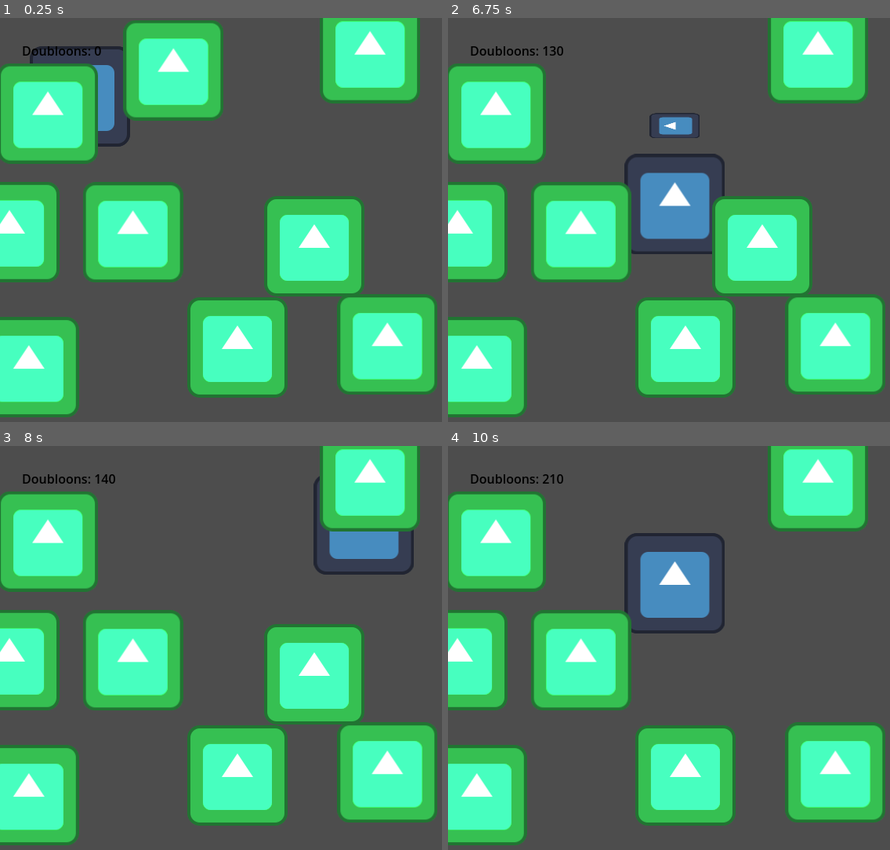
Above: before the commit, frames 1-4 (two rows, left to right).
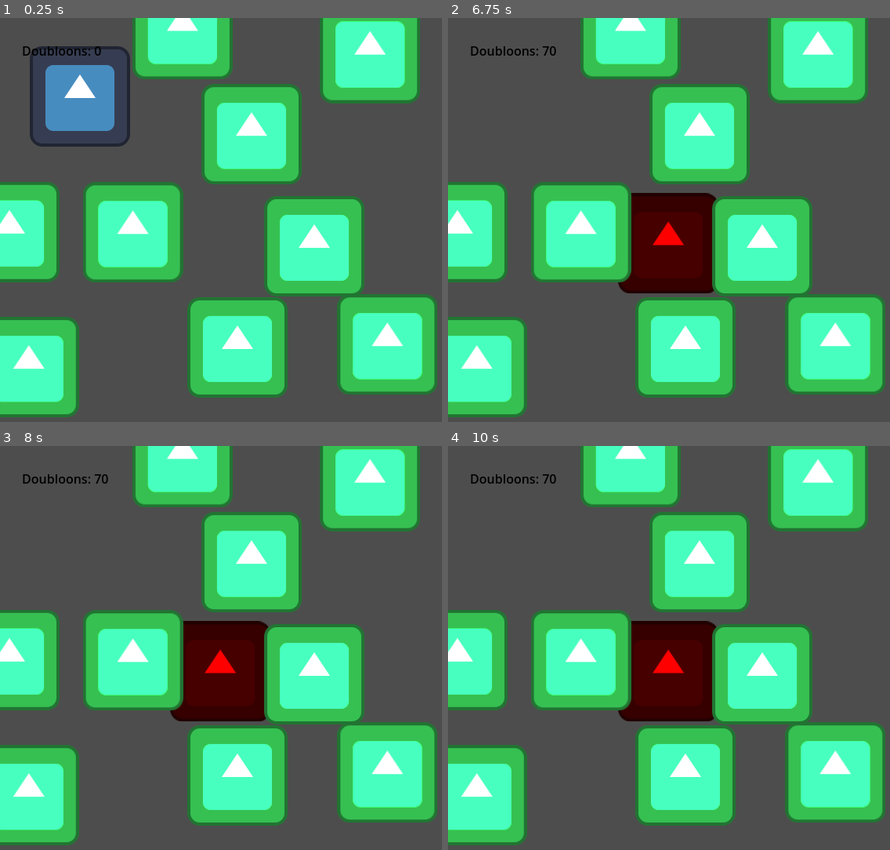
Above: after the commit, the same moments.

Repository: Bybett/Shinobi-Code
Game: Godot game, scene res://Scenes/root_scene_linux.tscn
Same seed, same stepped clock (60 frames per second), same inputs: the game is played once before the commit and once after it. The engine's default icon, where the game draws it, is replaced by a stand-in: a white triangle on a blue panel in a dark square.
Inputs:
- Up to frame 1 (0.25 s): no input
- Up to frame 2 (6.75 s): tap Enter at 0.5 s; hold D (Right) 0.53-1.28 s; tap Space (Space) every 0.75 s from 0.6 to 6.6 s; hold S (Down) 1.28-2.03 s; hold D (Right) 2.03-2.78 s; hold W (Up) 2.78-3.53 s; hold A (Left) 3.53-5.03 s; hold S (Down) 5.03-5.78 s; hold D (Right) 5.78-6.53 s; hold W (Up) from 6.53 s (still down)
- Up to frame 3 (8 s): release W (Up) at 7.28 s; hold D (Right) from 7.28 s (still down); tap Space (Space) at 7.35 s
- Up to frame 4 (10 s): release D (Right) at 8.03 s; hold S (Down) 8.03-8.78 s; tap Space (Space) at 8.1, 8.85, 9.6 s; hold A (Left) 8.78-9.53 s; hold W (Up) from 9.53 s (still down)

The runs differ from the first frame. In frame 1, 15% of the frame differs, in the area x 0-69%, y 0-42%; in frame 2, 20%; in frame 3, 21%; in frame 4, 25%, in the area x 0-83%, y 0-69%.

Commit message:
added in player life, death, and damage points from slimes

Diff:
--- a/slime-slayer/Scenes/Player Scenes/player_scene.tscn
+++ b/slime-slayer/Scenes/Player Scenes/player_scene.tscn
@@ -1,26 +1,19 @@
 [gd_scene load_steps=4 format=3 uid="uid://blnfphlrjc7qm"]
 
 [ext_resource type="Texture2D" uid="uid://bhsq2hgmgm18m" path="res://icon.svg" id="1_h41yx"]
+[ext_resource type="Script" path="res://Scripts/player_script.gd" id="1_nbutc"]
 
 [sub_resource type="RectangleShape2D" id="RectangleShape2D_lyul1"]
 size = Vector2(128, 129)
 
-[sub_resource type="RectangleShape2D" id="RectangleShape2D_hd735"]
-size = Vector2(128, 128)
-
 [node name="PlayerNode" type="Area2D"]
+position = Vector2(100, 100)
+script = ExtResource("1_nbutc")
 
 [node name="CollisionShape2D" type="CollisionShape2D" parent="."]
-position = Vector2(-1, 0.5)
 shape = SubResource("RectangleShape2D_lyul1")
-
-[node name="Area2D" type="Area2D" parent="."]
-
-[node name="Sprite2D" type="Sprite2D" parent="Area2D"]
-texture = ExtResource("1_h41yx")
-
-[node name="CollisionShape2D" type="CollisionShape2D" parent="Area2D"]
-shape = SubResource("RectangleShape2D_hd735")
 
 [node name="Sprite2D" type="Sprite2D" parent="."]
 texture = ExtResource("1_h41yx")
+
+[connection signal="area_entered" from="." to="." method="_on_area_entered"]
--- a/slime-slayer/Scenes/root_scene_linux.tscn
+++ b/slime-slayer/Scenes/root_scene_linux.tscn
@@ -1,8 +1,7 @@
-[gd_scene load_steps=9 format=3 uid="uid://cj3qaeck1sbq2"]
+[gd_scene load_steps=8 format=3 uid="uid://cj3qaeck1sbq2"]
 
 [ext_resource type="PackedScene" uid="uid://blnfphlrjc7qm" path="res://Scenes/Player Scenes/player_scene.tscn" id="1_c0w1u"]
 [ext_resource type="Script" path="res://Scripts/main_script.gd" id="1_irq5f"]
-[ext_resource type="Script" path="res://Scripts/player_script.gd" id="2_5jvhr"]
 [ext_resource type="PackedScene" uid="uid://dstx040vqj326" path="res://Scenes/Player Scenes/sword_swipe.tscn" id="4_5xul6"]
 [ext_resource type="Script" path="res://Scripts/slime_spawner.gd" id="6_ltsga"]
 [ext_resource type="Script" path="res://Scripts/score_script.gd" id="6_p3554"]
@@ -19,7 +18,6 @@
 
 [node name="Player" parent="." instance=ExtResource("1_c0w1u")]
 position = Vector2(139, 288)
-script = ExtResource("2_5jvhr")
 SPEED = 250
 ATTACK_DISTANCE = 50
 sword_swipe_scene = ExtResource("4_5xul6")
--- a/slime-slayer/Scripts/enemy_script.gd
+++ b/slime-slayer/Scripts/enemy_script.gd
@@ -1,5 +1,6 @@
 extends Area2D
 var life = 3
+var attack = 10
 
 # Called when the node enters the scene tree for the first time.
 func _ready() -> void:
@@ -15,9 +16,13 @@
 	life -= amount
 	return life
 
+func give_damage():
+	Globals.HERO_HEALTH -= attack
+	pass
+
 # Called when another Area2D enters this one's hitbox
 #func _on_area_entered(area: Area2D) -> void:
-	#if area.name == "SwordSwipe":  # Check if it's the player
+	#if area.name == "SwordSwipe":  # Che ck if it's the player
 		#print(life, "points")
 		#life -= 1
 	#if life == 0:
--- a/slime-slayer/Scripts/globals.gd
+++ b/slime-slayer/Scripts/globals.gd
@@ -9,5 +9,13 @@
 
 const MAX_ATTEMPTS = 10 # how man you can fit in map
 
-var enemies = [] # list of enemies
+const PLAYER_SCENE = preload("res://Scenes/Player Scenes/player_scene.tscn")
+var PLAYER = PLAYER_SCENE.instantiate() #player node
+
+# Preload the Enemy scene
+const ENEMY_SCENE = preload("res://Scenes/enemy_scene.tscn")
+
+var ENTITIES = [] # list of all interactable objects/entities
 const MIN_DISTANCE = 150.0 # distance from each enemy
+
+@export var HERO_HEALTH: int = 100
--- a/slime-slayer/Scripts/main_script.gd
+++ b/slime-slayer/Scripts/main_script.gd
@@ -1,13 +1,12 @@
 extends Node
 
 #@onready var slime_spawner = get_node("res://Scripts/slime_spawner.gd")
-
 @onready var player = $Player
 @onready var slime_scene: PackedScene = load("res://Scenes/enemy_scene.tscn")
 
 # Called when the node enters the scene tree for the first time.
 func _ready() -> void:
-	player.position = Vector2(100, 100)
+	player.position = Vector2(100, 100) #set player's position -
 	pass # Replace with function body.
 
 # Called every frame. 'delta' is the elapsed time since the previous frame.
--- a/slime-slayer/Scripts/player_script.gd
+++ b/slime-slayer/Scripts/player_script.gd
@@ -1,41 +1,62 @@
 extends Area2D
+
+@onready var sprite = $Sprite2D
 
 # Constants
 @export var SPEED: int
 @export var ATTACK_DISTANCE:int
 # Variables
-@export var health: int = 100
 @export var direction: Vector2
+
+var is_moving = true
 
 @export var sword_swipe_scene: PackedScene
 
 # Called when the node enters the scene tree for the first time.
 func _ready() -> void:
-	direction = Vector2.RIGHT
+	#direction = Vector2.RIGHT
 	pass # Replace with function body.
 
 # Called every frame. 'delta' is the elapsed time since the previous frame.
 func _process(delta: float) -> void:
-	if (Input.is_action_pressed("Up")):
-		position.y -= SPEED * delta
-		direction = Vector2.UP
-	if (Input.is_action_pressed("Down")):
-		position.y += SPEED * delta
-		direction = Vector2.DOWN
-	if (Input.is_action_pressed("Left")):
-		position.x -= SPEED * delta
-		direction = Vector2.LEFT
-	if (Input.is_action_pressed("Right")):
-		position.x += SPEED * delta
-		direction = Vector2.RIGHT
-	if (Input.is_action_just_released("Space")):
-		if sword_swipe_scene:
-			var sword_swipe = sword_swipe_scene.instantiate()
-			sword_swipe.position = (direction * ATTACK_DISTANCE) * 2
-			if (direction == Vector2.UP):
-				sword_swipe.rotation_degrees = -90
-			elif (direction == Vector2.DOWN):
-				sword_swipe.rotation_degrees = 90
-			add_child(sword_swipe)
-		else:
-			print("No sword_swipe_scene")
+	if is_moving:
+		if (Input.is_action_pressed("Up")):
+			position.y -= SPEED * delta
+			direction = Vector2.UP
+		if (Input.is_action_pressed("Down")):
+			position.y += SPEED * delta
+			direction = Vector2.DOWN
+		if (Input.is_action_pressed("Left")):
+			position.x -= SPEED * delta
+			direction = Vector2.LEFT
+		if (Input.is_action_pressed("Right")):
+			position.x += SPEED * delta
+			direction = Vector2.RIGHT
+		if (Input.is_action_just_released("Space")):
+			if sword_swipe_scene:
+				var sword_swipe = sword_swipe_scene.instantiate()
+				sword_swipe.position = (direction * ATTACK_DISTANCE) * 2
+				if (direction == Vector2.UP):
+					sword_swipe.rotation_degrees = -90
+				elif (direction == Vector2.DOWN):
+					sword_swipe.rotation_degrees = 90
+				add_child(sword_swipe)
+			else:
+				print("No sword_swipe_scene")
+
+
+func _on_area_entered(area):
+	if area.has_method("give_damage"):
+		area.give_damage()
+		if Globals.HERO_HEALTH <= 0:
+			print("You DIED! - Total Score: ", Globals.score)
+			sprite.modulate = Color(1, 0, 0, 1)
+			is_moving = false
+			return
+
+		print("Hero Health: ", Globals.HERO_HEALTH, " | Score: ", Globals.score)
+
+
+
+func _on_timer_timeout() -> void:
+	pass # Replace with function body.
--- a/slime-slayer/Scripts/slime_spawner.gd
+++ b/slime-slayer/Scripts/slime_spawner.gd
@@ -1,12 +1,9 @@
 extends Node
-
-# Preload the Enemy scene
-const ENEMY_SCENE = preload("res://Scenes/enemy_scene.tscn")
 
 func spawn_enemy(ENEMY_COUNT):
 	randomize()
 	for i in range(ENEMY_COUNT):
-		var enemy = ENEMY_SCENE.instantiate()
+		var enemy = Globals.ENEMY_SCENE.instantiate()
 		var valid_position = false
 		var attempts = 0
 		while attempts < Globals.MAX_ATTEMPTS and not valid_position:
@@ -15,19 +12,38 @@
 				randf_range(Globals.MIN_Y, Globals.MAX_Y)
 			)
 			valid_position = true
-			for other_enemy in Globals.enemies:
-				if is_instance_valid(other_enemy) and enemy.position.distance_to(other_enemy.position) < Globals.MIN_DISTANCE:
+
+			# Check distance to the player
+			if is_instance_valid(Globals.PLAYER):
+				var distance_to_player = enemy.position.distance_to(Globals.PLAYER.position)
+				if distance_to_player < Globals.MIN_DISTANCE:
 					valid_position = false
-					break
+					print("Invalid position for enemy ", i, " due to player at ", Globals.PLAYER.position, " | Distance: ", distance_to_player)
+			else:
+				print("Warning: Player instance is invalid")
+
+			# Check distance to all entities, excluding player
+			for other_enemy in Globals.ENTITIES:
+				if is_instance_valid(other_enemy):
+					var distance = enemy.position.distance_to(other_enemy.position)
+					if distance < Globals.MIN_DISTANCE:
+						valid_position = false
+						# Debug: Print which entity caused the invalid position
+						print("Invalid position for enemy ", i, " due to entity at ", other_enemy.position, " | Distance: ", distance)
+						break
+				else:
+					# Debug: Warn if an invalid entity is found
+					print("Warning: Invalid entity found in ENTITIES: ", other_enemy)
+
 			attempts += 1
 		if valid_position:
 			add_child(enemy)
-			Globals.enemies.append(enemy)
+			Globals.ENTITIES.append(enemy)
 			print("Enemy ", i, " spawned at: ", enemy.position)
 		else:
 			print("Warning: Could not find valid position for enemy ", i)
 			enemy.queue_free()
-	print("Spawned ", Globals.enemies.size(), " enemies: ", Globals.enemies)
+	print("Spawned ", Globals.ENTITIES.size(), " enemies: ", Globals.ENTITIES)
 
 func _ready():
 	spawn_enemy(25)
--- a/slime-slayer/Scripts/sword_script.gd
+++ b/slime-slayer/Scripts/sword_script.gd
@@ -17,4 +17,4 @@
 		if remaining_life <= 0:
 			area.queue_free()
 			Globals.score += 50  # +50 for killing
-	print("lives: ", area.life, " | score: ", Globals.score)
+	print("Slime Health: ", area.life, " | score: ", Globals.score)
Not shown, added: .DS_Store
